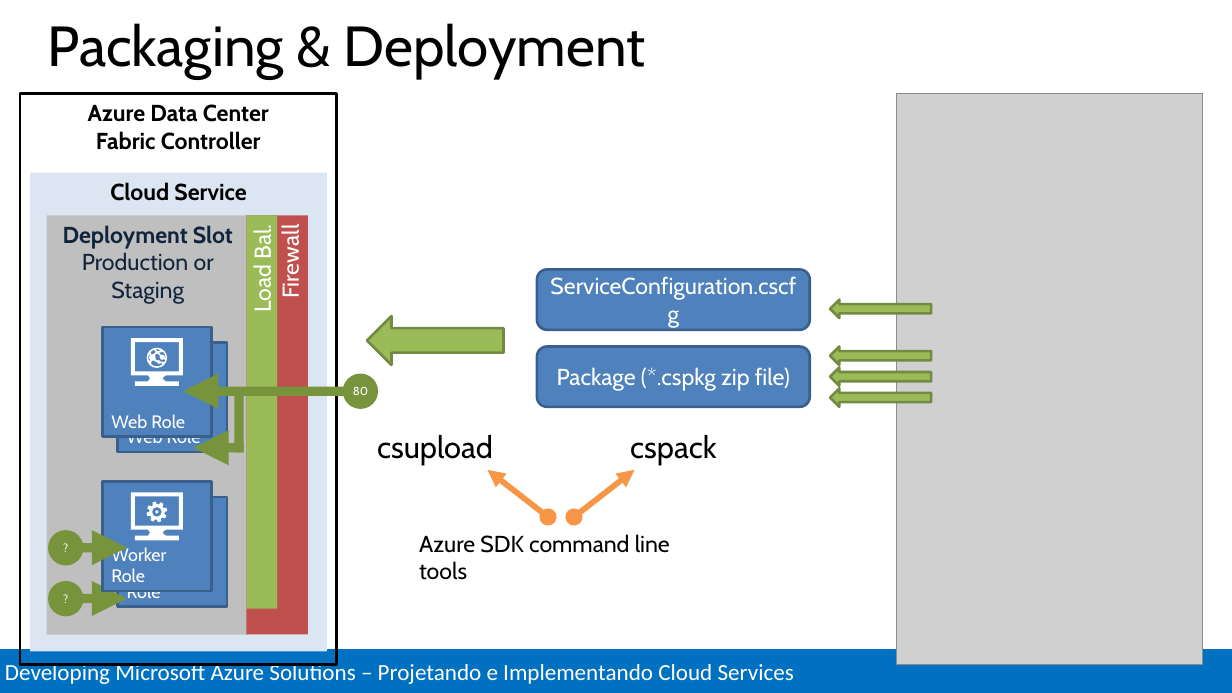
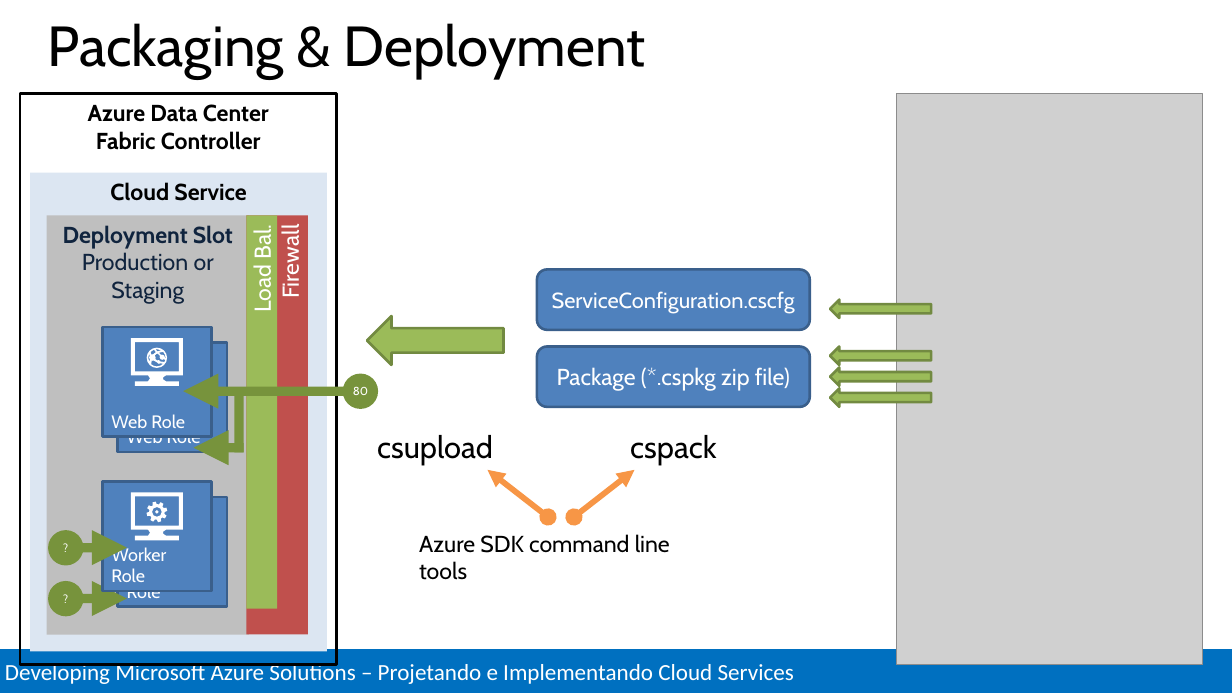
Before and after one commit to Evilazaro/MCSDAzureTraining, a slide deck: slide 32 of Design and Implement Cloud Services/Design and Implement Cloud Services.pptx. Drawn at 1232x693 pixels with LibreOffice and Linux fonts; fonts in the diff are those of the drawing; grey boxes stand for pictures. Boxes give left, top, right and bottom in pixels: in the first picture for what was removed or moved away, otherwise in the second. Text is boxed around its words. In the diff, an @@ line names an element or a change of style, - is before the commit and + after.

```diff
--- a/Design and Implement Cloud Services/Design and Implement Cloud Services.pptx
+++ b/Design and Implement Cloud Services/Design and Implement Cloud Services.pptx
@@ rounded rectangle "ServiceConfiguration.cscfg" at (537,270,810,330): size 18 to 17 pt @@
```
Also in this commit, not shown: 2 other slides changed.
